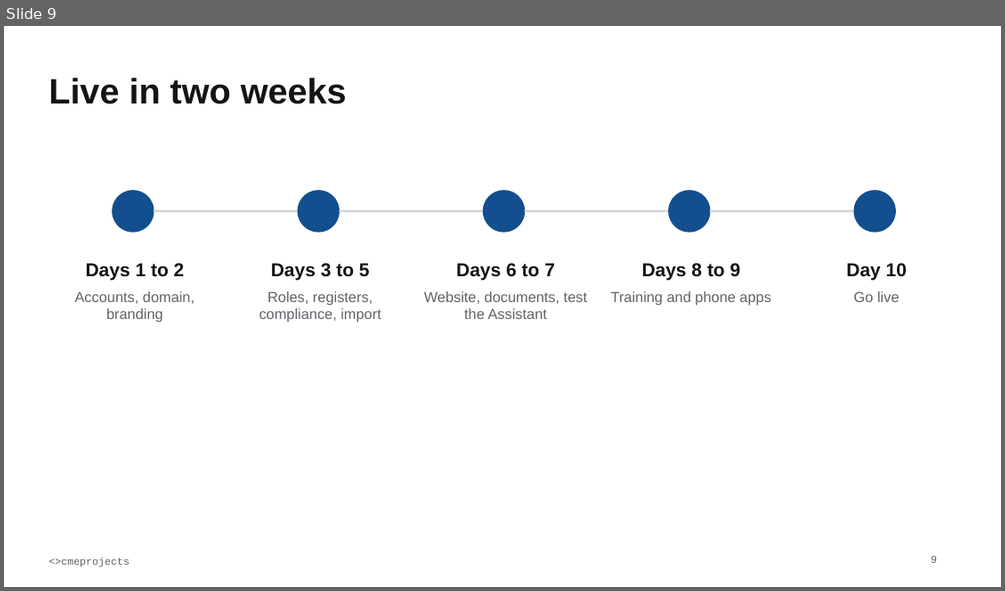
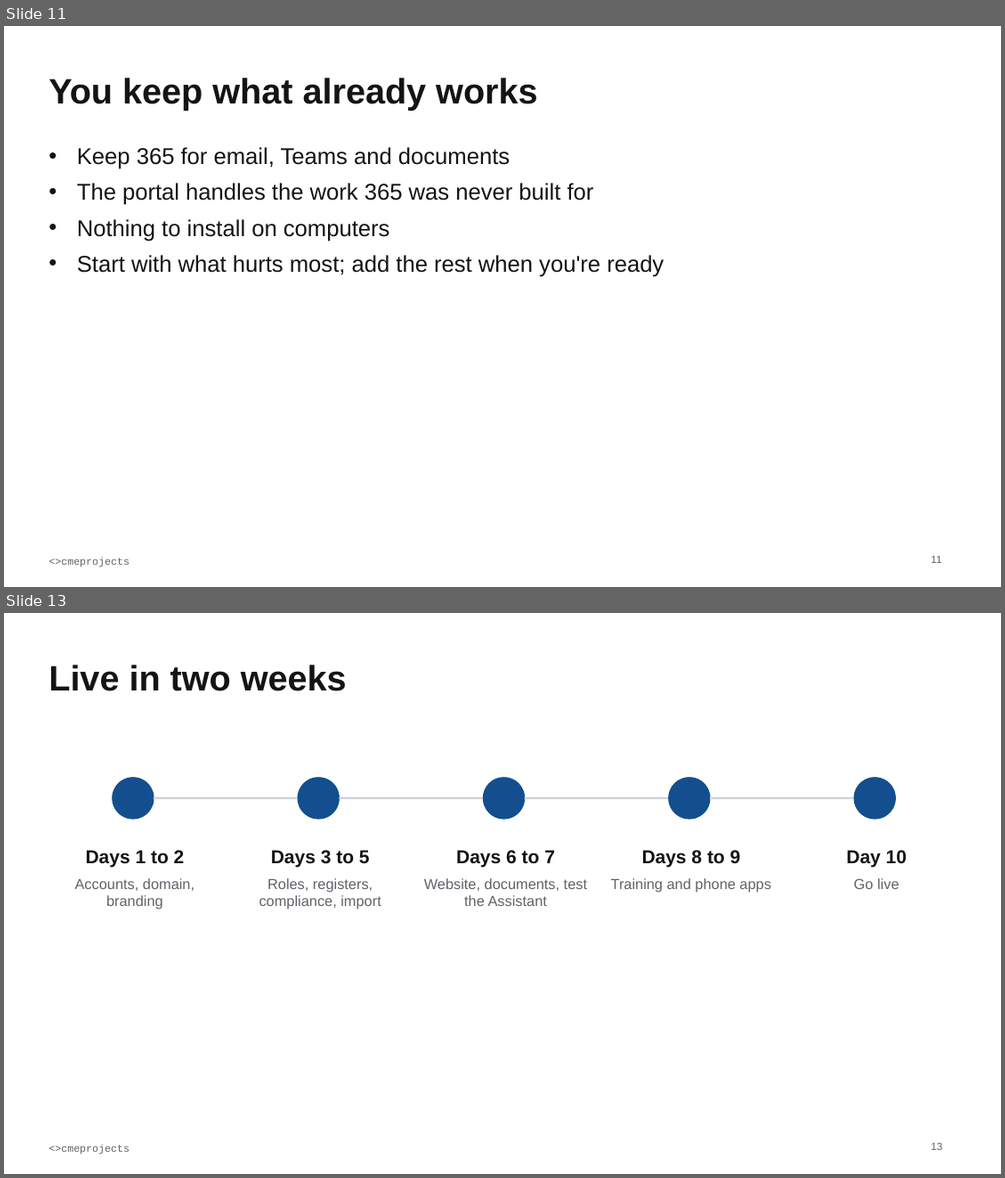
Before and after one commit to cmeprojects/portal, a slide deck: docs/deliverables/04 Briefer - Staff Portal overview.pptx. Shown one above the other, each under a label of ours: slide 9 before the commit, slides 11 and 13 after it; the slides between them are not shown. The pictures are 1005x591 and 1005x1178 pixels, drawn with LibreOffice and Linux fonts; fonts in the diff are those of the drawing. Boxes give left, top, right and bottom in pixels: in the first picture for what was removed or moved away, otherwise in the second. Text is boxed around its words. In the diff, an @@ line names an element or a change of style, - is before the commit and + after.

```diff
--- a/docs/deliverables/04 Briefer - Staff Portal overview.pptx
+++ b/docs/deliverables/04 Briefer - Staff Portal overview.pptx
@@ slide 11 added at (x1=4, y1=26, x2=1001, y2=587), background #FFFFFF; not listed: 1 template element that a slide beside it also shows @@
@@ text added at (x1=48, y1=78, x2=538, y2=110), 34 pt, text #141414, bold @@
+You keep what already works
@@ text added at (x1=77, y1=147, x2=663, y2=277), 22 pt, text #141414 @@
+• Keep 365 for email, Teams and documents
+• The portal handles the work 365 was never built for
+• Nothing to install on computers
+• Start with what hurts most; add the rest when you're ready
@@ page number added at (x1=930, y1=556, x2=941, y2=563), 10 pt, text #5F6368 @@
+11
@@ what was slide 9 is now slide 13 @@
@@ page number at (x1=930, y1=1143, x2=942, y2=1150): text changed @@
-9
+13
```
Also in this commit, not shown: 5 slides changed, 7 other slides added, 4 slides removed, 6 other files.
